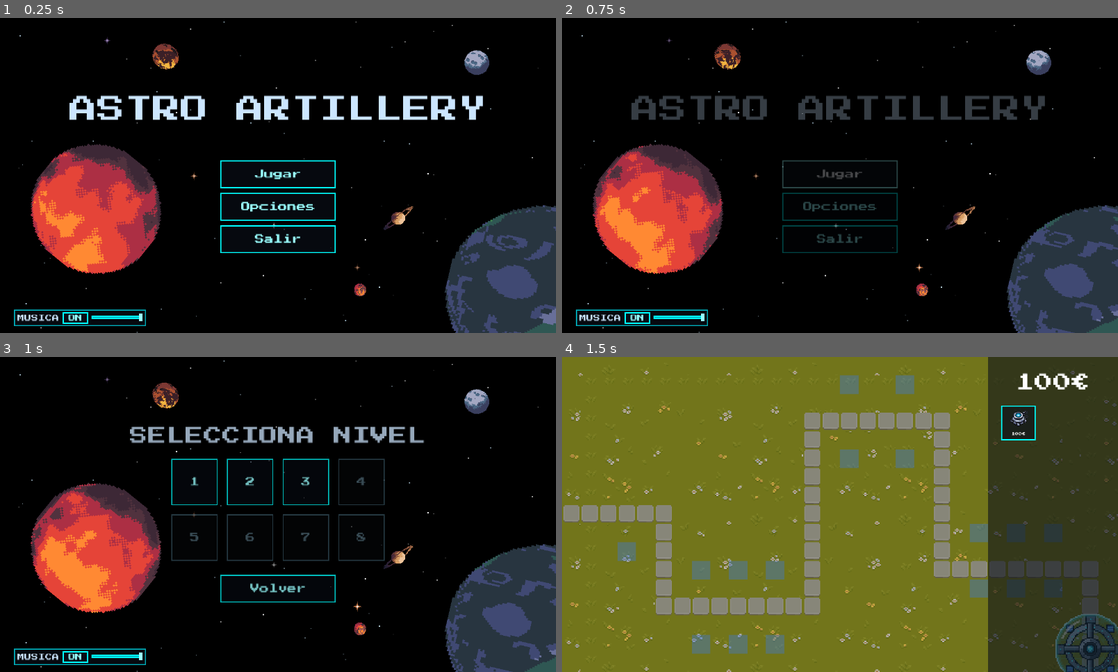
Above: before the commit, frames 1-4 (two rows, left to right).
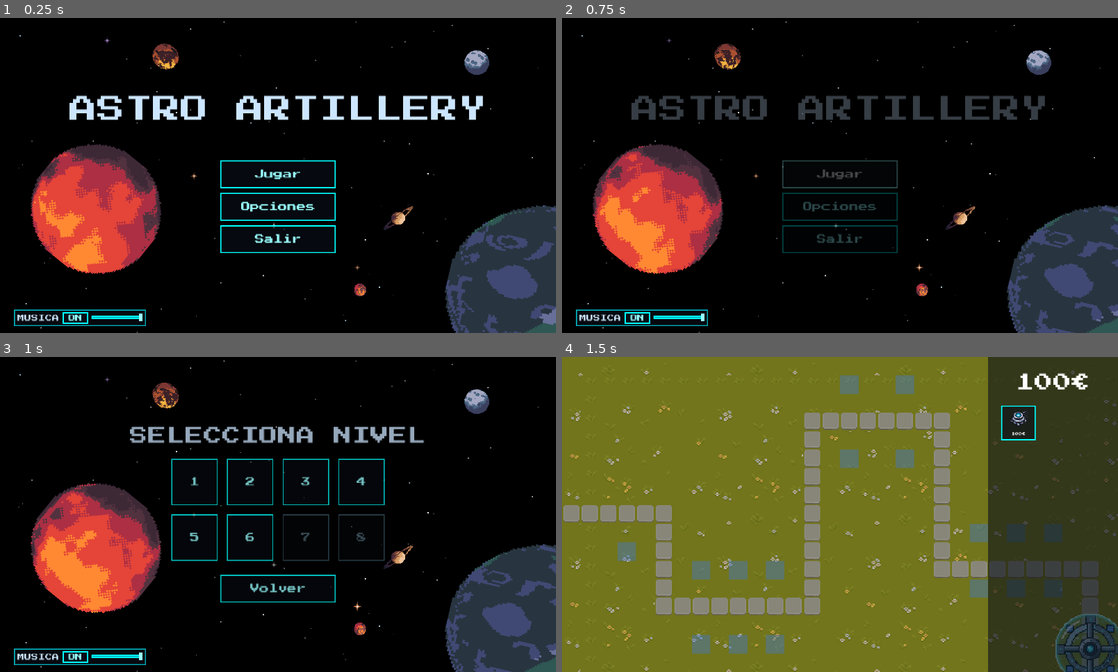
Above: after the commit, the same moments.

Repository: D4MC04/proyecto_dam2b
Game: Godot game, scene res://scenes/MainMenu.tscn
Two runs of this game, one before a commit and one after it. Both use one fixed random seed, a clock stepped at 60 frames per second and the inputs below.
Inputs:
- Up to frame 1 (0.25 s): no input
- Up to frame 2 (0.75 s): click "Jugar" at 0.5 s
- Up to frame 3 (1 s): no input
- Up to frame 4 (1.5 s): click "1" at 1.25 s

Frames 1-2 are identical in both runs. In frame 3, 0.5% of the frame differs, in the area x 30-70%, y 32-65%; in frame 4, nothing differs.

Commit message:
Conecta los niveles 4 a 6 en el menú
Co-Authored-By: Claude Opus 5.5 <noreply@anthropic.com>

Diff:
--- a/scenes/MainMenu.tscn
+++ b/scenes/MainMenu.tscn
@@ -190,19 +190,16 @@
 [node name="Nivel4" type="Button" parent="Levels/Grid" unique_id=1910698393]
 custom_minimum_size = Vector2(40, 40)
 layout_mode = 2
-disabled = true
 text = "4"
 
 [node name="Nivel5" type="Button" parent="Levels/Grid" unique_id=1613066555]
 custom_minimum_size = Vector2(40, 40)
 layout_mode = 2
-disabled = true
 text = "5"
 
 [node name="Nivel6" type="Button" parent="Levels/Grid" unique_id=2055581524]
 custom_minimum_size = Vector2(40, 40)
 layout_mode = 2
-disabled = true
 text = "6"
 
 [node name="Nivel7" type="Button" parent="Levels/Grid" unique_id=984409964]
@@ -266,6 +263,9 @@
 [connection signal="pressed" from="Levels/Grid/Nivel1" to="." method="_on_nivel_pressed" binds= [1]]
 [connection signal="pressed" from="Levels/Grid/Nivel2" to="." method="_on_nivel_pressed" binds= [2]]
 [connection signal="pressed" from="Levels/Grid/Nivel3" to="." method="_on_nivel_pressed" binds= [3]]
+[connection signal="pressed" from="Levels/Grid/Nivel4" to="." method="_on_nivel_pressed" binds= [4]]
+[connection signal="pressed" from="Levels/Grid/Nivel5" to="." method="_on_nivel_pressed" binds= [5]]
+[connection signal="pressed" from="Levels/Grid/Nivel6" to="." method="_on_nivel_pressed" binds= [6]]
 [connection signal="pressed" from="Levels/VolverButton" to="." method="_on_volver_pressed"]
 [connection signal="pressed" from="VolumePanel/Volume/MuteButton" to="." method="_on_mute_button_pressed"]
 [connection signal="value_changed" from="VolumePanel/Volume/Slider" to="." method="_on_slider_value_changed"]
